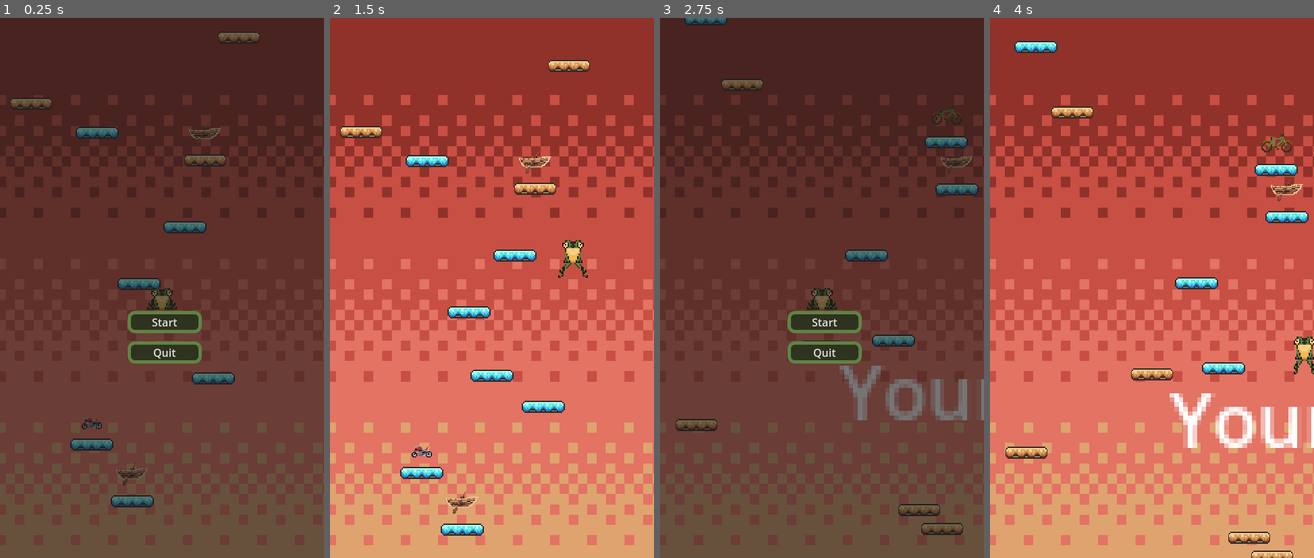
Above: before the commit, frames 1-4 (left to right).
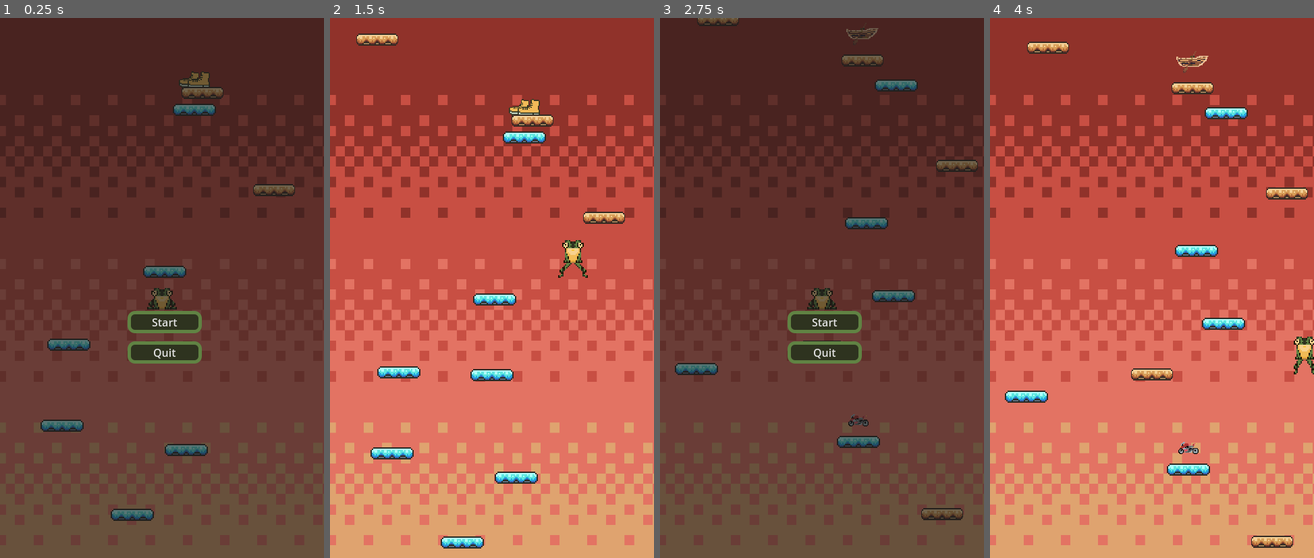
Above: after the commit, the same moments.

Repository: stefko-jam/Game_Jam
Game: Godot game, scene res://scenes/game.tscn
The game is run twice, just before and just after one commit, with the same random seed, the same clock (stepped at 60 frames per second) and the same inputs.
Inputs:
- Up to frame 1 (0.25 s): no input
- Up to frame 2 (1.5 s): click "Start" at 0.5 s; hold D (right) from 1.28 s (still down)
- Up to frame 3 (2.75 s): release D (right) at 2 s; click "Restart" at 2 s
- Up to frame 4 (4 s): click "Start" at 2.75 s; hold D (right) from 3.53 s (still down)

The runs differ from the first frame. In frame 1, 5.0% of the frame differs, in the area x 3-92%, y 2-94%; in frame 2, 5.9%; in frame 3, 5.8%; in frame 4, 7.0%, in the area x 4-100%, y 4-100%.

Commit message:
Reduce coin probability, reduce platform distance

Diff:
--- a/scripts/platform_manager.gd
+++ b/scripts/platform_manager.gd
@@ -47,11 +47,11 @@
 
 func spawnNewPlatform():
 	var x = randi_range(-100, 100)
-	var y = highestPlatformPostiion - randi_range(2, 10) * 7
+	var y = highestPlatformPostiion - randi_range(2, 10) * 6
 	highestPlatformPostiion = y;
 	var platform = generatePlatform(x, y)
 
-	var createCoin = randi_range(0, 2) == 1;
+	var createCoin = randi_range(0, 3) == 1;
 	if (createCoin):
 		var coinScene = preload("res://scenes/coin.tscn")
 		var negativeCoinScene = preload("res://scenes/negative_coin.tscn")
